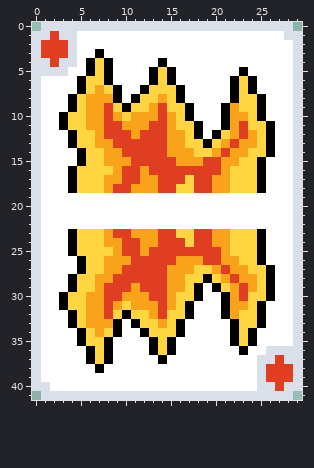
A pixel-art file gets an edit: assets/cards/firewall.aseprite. The first picture shows the starting point.
30x42 pixels, 1 frame.
After:
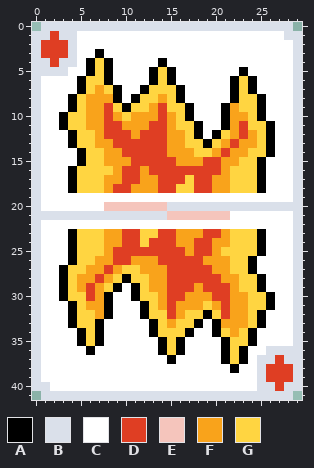
Palette (. is transparent): A #000000  B #dae0ea  C #ffffff  D #df3e23  E #f5c5bc  F #f9a31b  G #ffd541
What changed:
Changed rows in their new state; - is an unchanged pixel.
first column x 1:
20 -------EEEEEEEBBBBBBBBBBBBBB
21 BBBBBBBBBBBBBBEEEEEEE-------
23 --------F-DGG--FFF-D--------
24 -----------GD--FF-----------
25 -------FD--D----F--FG-------
26 ---AG-F-DDFFF--DDDFF-G-AC---
27 --AGGFFD-GGFFFDDDDD-FGGACC--
28 --AGFFD-GAGGFFDDDDDD-FGGAC--
29 --AGFD-GACAGFFDDDFDDD-GGAC--
30 -----D-ACCAGGFDDFFFDD-F-----
31 --CA---ACCCAGFDFFFGFD---GA--
32 -----G-ACCCAGGDFGGAGD-F-----
33 -----GACC-CCAGFGGA-AFFF-----
34 ------ACC--CA--GA--AGF------
35 ------AC----CAGA----AG------
36 ------CC----CAGA----AG------
37 -----CCC-----CA-----AGA-----
38 ------C--------------A------
Changed places in both pictures, as pixel boxes (x1, y1, x2, y2):
changed: (41, 202, 293, 373)
